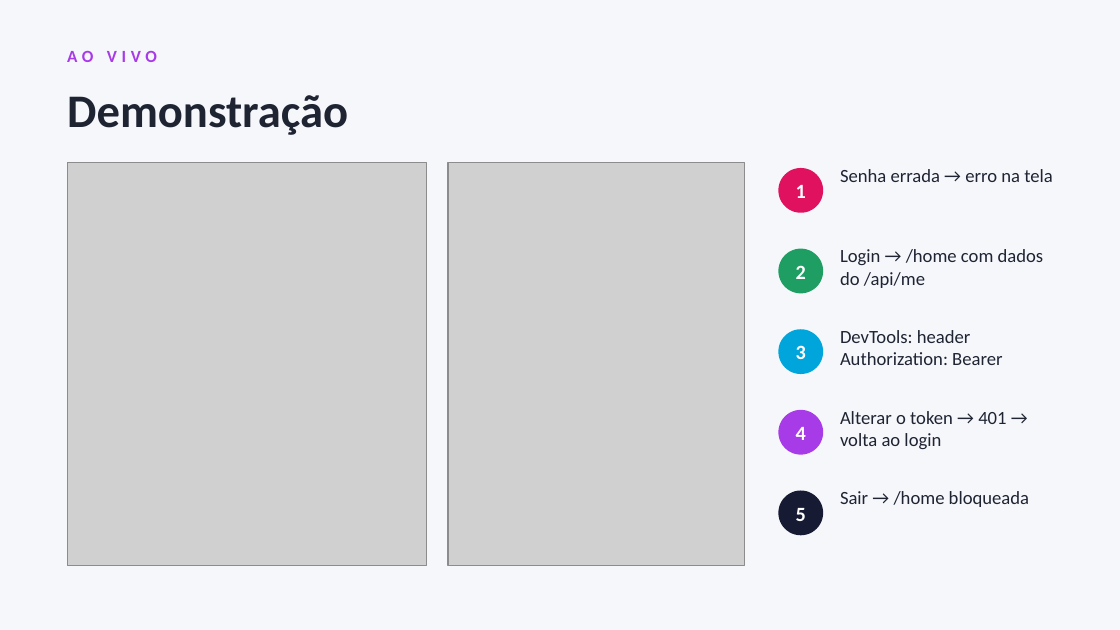
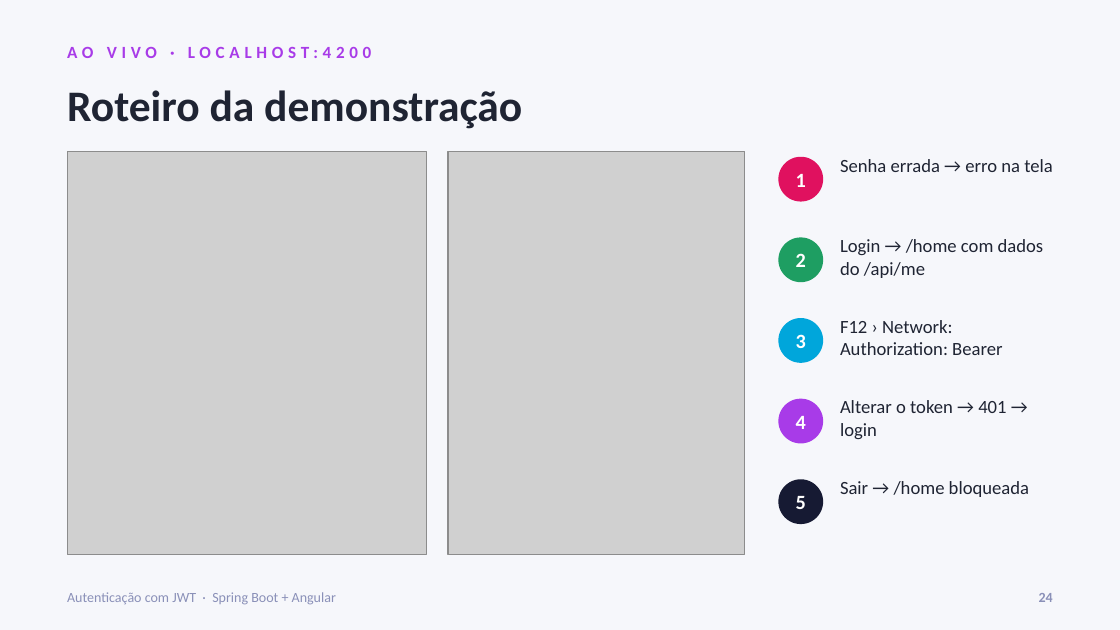
Before and after one commit to YloBittencourt/projeto-autenticacao, a slide deck: slide 24 of docs/apresentacao-jwt.pptx (slide 16 before the commit). Drawn at 1120x630 pixels with LibreOffice and Linux fonts; fonts in the diff are those of the drawing; grey boxes stand for pictures. Boxes give left, top, right and bottom in pixels: in the first picture for what was removed or moved away, otherwise in the second. Text is boxed around its words. In the diff, an @@ line names an element or a change of style, - is before the commit and + after.

Commit message:
docs: apresentacao redesenhada com divisores de secao, diagrama de sequencia e roteiro

```diff
--- a/docs/apresentacao-jwt.pptx
+++ b/docs/apresentacao-jwt.pptx
@@ text at bbox=[67, 47, 372, 58]: text changed @@
-AO VIVO
+AO VIVO · LOCALHOST:4200
@@ text at bbox=[67, 90, 522, 129]: text changed; size 30 to 28 pt @@
-Demonstração
+Roteiro da demonstração
@@ text at bbox=[840, 320, 1002, 355]: text changed @@
-DevTools: header Authorization: Bearer
+F12 › Network: Authorization: Bearer
@@ 8 texts, 5 ellipses, 2 pictures: place and size @@
-8 texts, 5 ellipses, 2 pictures at bbox=[67, 162, 1053, 566]
+8 texts, 5 ellipses, 2 pictures at bbox=[67, 151, 1053, 554]
@@ text at bbox=[840, 400, 1006, 439]: text changed @@
-Alterar o token → 401 → volta ao login
+Alterar o token → 401 → login
@@ text added at bbox=[67, 592, 336, 604], 9 pt, text #8A90B8 @@
+Autenticação com JWT · Spring Boot + Angular
@@ text added at bbox=[1039, 593, 1053, 602], 9 pt, text #8A90B8, bold @@
+24
```
Also in this commit, not shown: 17 other slides changed, 11 slides added, 1 slide removed.
